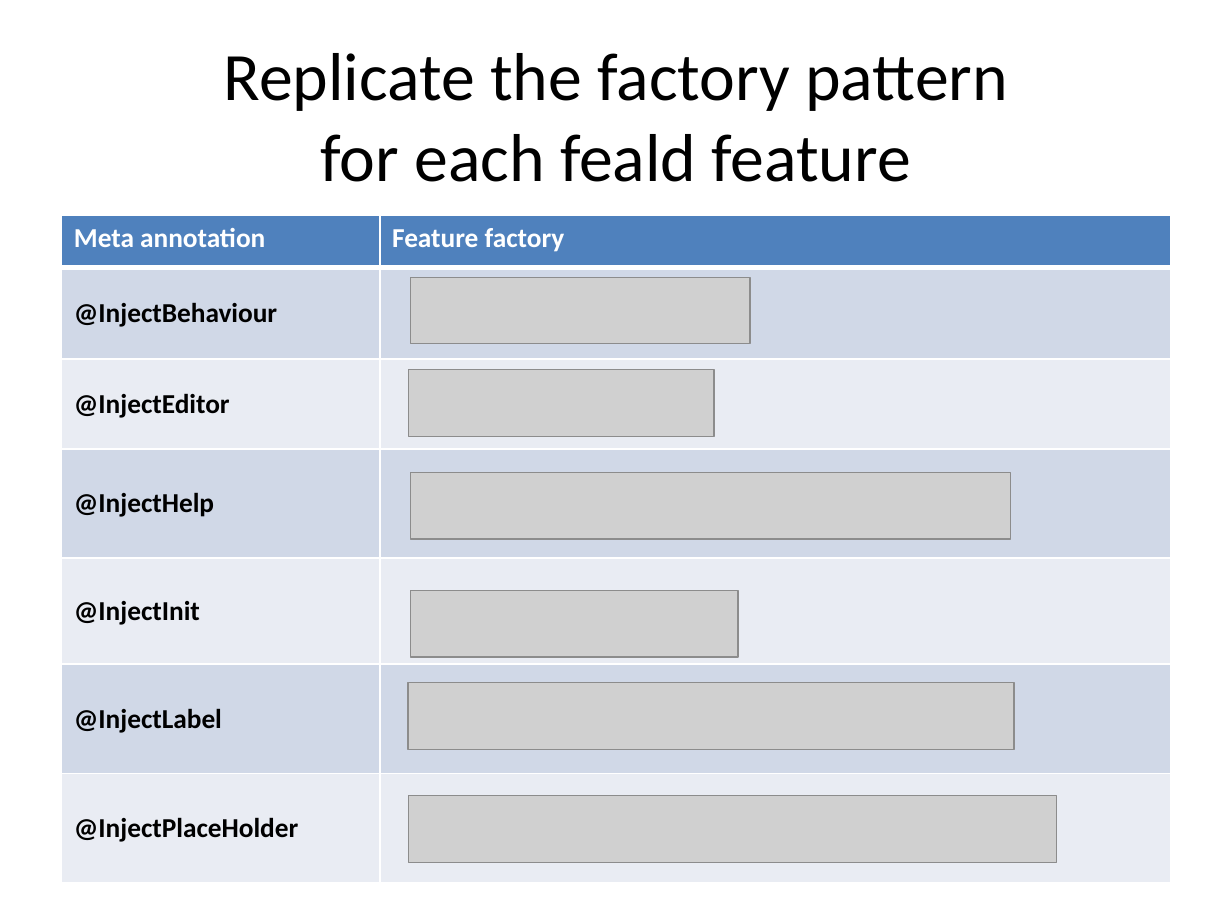
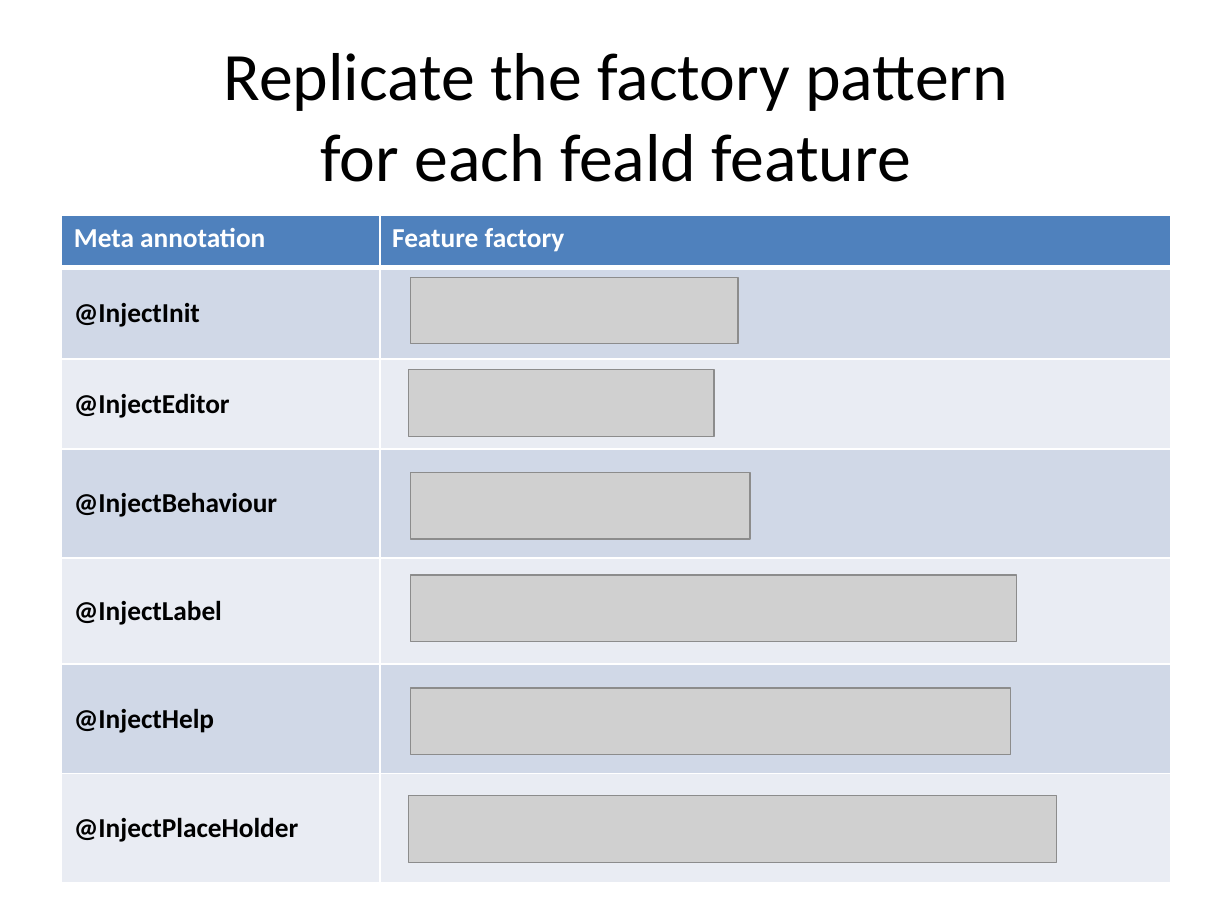
Before and after one commit to lesfurets/mdl4ui, a slide deck: slide 48 of mdl4ui-docs/mdl4ui_cg2013.pptx. Drawn at 1232x924 pixels with LibreOffice and Linux fonts; fonts in the diff are those of the drawing; grey boxes stand for pictures. Boxes give left, top, right and bottom in pixels: in the first picture for what was removed or moved away, otherwise in the second. Text is boxed around its words. In the diff, an @@ line names an element or a change of style, - is before the commit and + after.

```diff
--- a/mdl4ui-docs/mdl4ui_cg2013.pptx
+++ b/mdl4ui-docs/mdl4ui_cg2013.pptx
@@ table at bbox=[62, 216, 1170, 883] @@
+row 2: @InjectInit | 
+row 3: @InjectEditor | 
-row 5, column 1: @InjectEditor
+row 5, column 1: @InjectLabel
-row 5: @InjectInit | 
-row 6: @InjectLabel | 
@@ picture: place and size @@
-picture at bbox=[410, 590, 738, 657]
+picture at bbox=[410, 277, 738, 344]
@@ picture: place and size @@
-picture at bbox=[410, 277, 749, 344]
+picture at bbox=[410, 472, 749, 538]
@@ picture: place and size @@
-picture at bbox=[408, 683, 1014, 749]
+picture at bbox=[410, 575, 1016, 642]
@@ picture: place and size @@
-picture at bbox=[410, 472, 1010, 538]
+picture at bbox=[410, 687, 1010, 754]
```
Also in this commit, not shown: 4 other slides changed, 1 other file.
